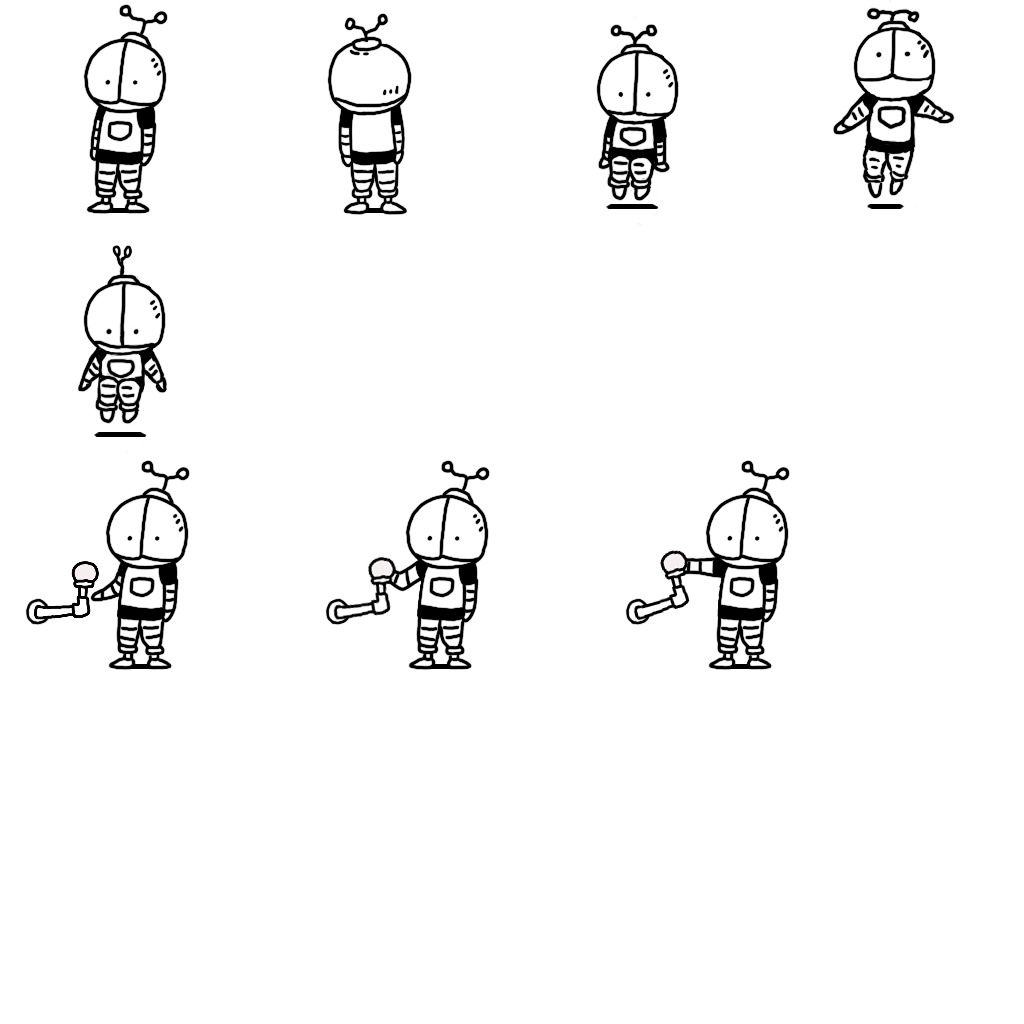
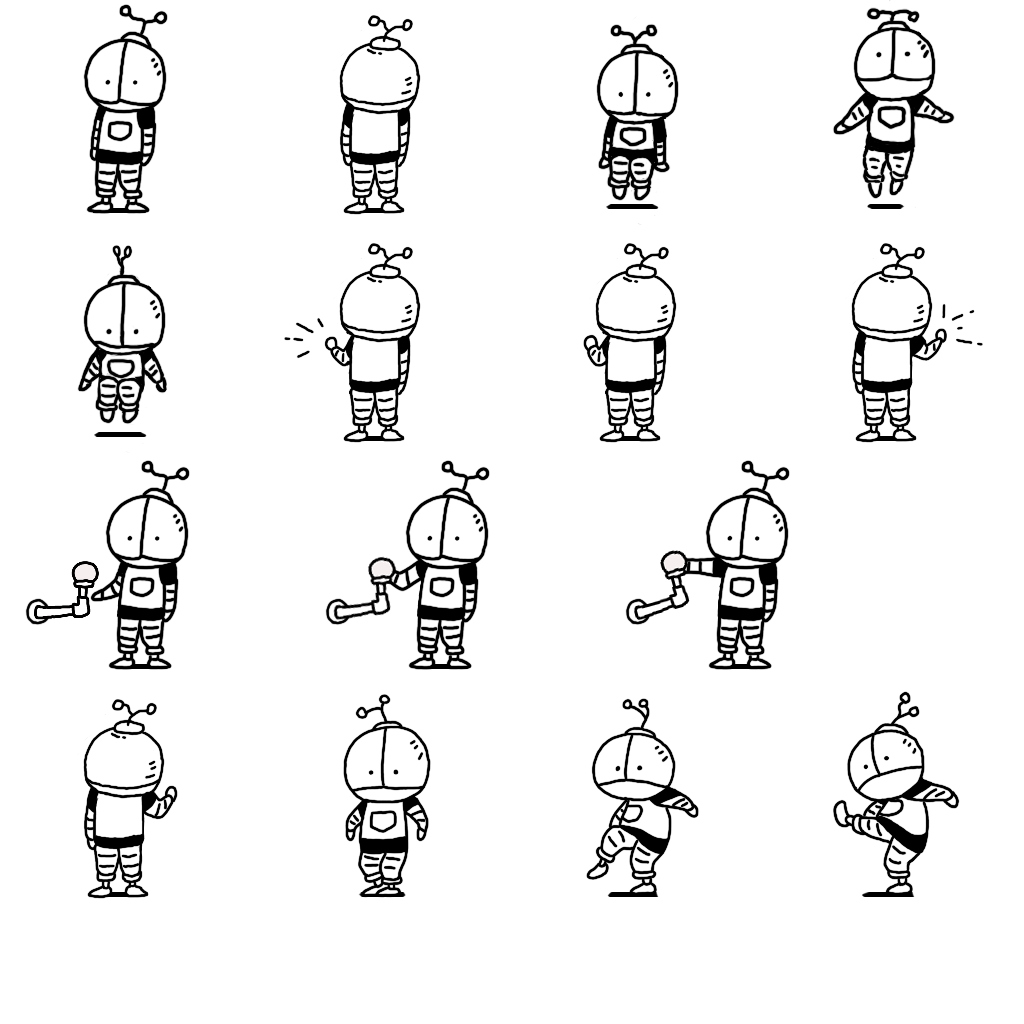
Layered file, before and after one edit (1024px x 1024px). Changes by layer:
added group "ノック未来" (1st of 2) with 21 layers above "立ち後ろ絵未来" over [77, 243, 983, 899]
added group "ノック未来" (2nd of 2, in "ノック未来") with 20 layers in group "ノック未来" over [77, 243, 983, 899]
added group "左1" (1st of 3, in "ノック未来" › "ノック未来") with 4 layers in group "ノック未来" over [284, 243, 421, 443]
added layer "左1" (2nd of 3, in "ノック未来" › "ノック未来" › "左1") in group "左1" over [284, 243, 421, 443]
added layer "左1" (3rd of 3, in "ノック未来" › "ノック未来" › "左1") in group "左1" over [284, 243, 421, 443]
added group "右1" (1st of 3, in "ノック未来" › "ノック未来") with 4 layers in group "ノック未来" over [845, 243, 983, 443]
added layer "右1" (2nd of 3, in "ノック未来" › "ノック未来" › "右1") in group "右1" over [845, 243, 983, 443]
added layer "右1" (3rd of 3, in "ノック未来" › "ノック未来" › "右1") in group "右1" over [845, 243, 983, 443]
added group "右2" (1st of 3, in "ノック未来" › "ノック未来") with 4 layers in group "ノック未来" over [77, 699, 178, 899]
added layer "右2" (2nd of 3, in "ノック未来" › "ノック未来" › "右2") in group "右2" over [77, 699, 178, 899]
added layer "右2" (3rd of 3, in "ノック未来" › "ノック未来" › "右2") in group "右2" over [77, 699, 178, 899]
added group "キック" with 19 layers above "立ち絵_未来" over [343, 691, 960, 898]
showed group "蹴る未来" (16 layers), moved it into group "キック" over [284, 13, 983, 898]
added group "3" (1st of 4, in "キック" › "蹴る未来") with 4 layers in group "蹴る未来" over [833, 691, 960, 897]
added layer "3" (2nd of 4, in "キック" › "蹴る未来" › "3") in group "3" over [833, 691, 960, 897]
added layer "3" (3rd of 4, in "キック" › "蹴る未来" › "3") in group "3" over [833, 691, 960, 897]
moved "2" (2nd of 6, in "キック" › "蹴る未来") into group "蹴る未来" over [586, 698, 699, 897]
added layer "2" (3rd of 6, in "キック" › "蹴る未来" › "2") in group "2" over [586, 698, 699, 896]
added layer "2" (4th of 6, in "キック" › "蹴る未来" › "2") in group "2" over [586, 698, 699, 896]
…and 18 more changes (16 added, 1 stack, 1 visibility)
